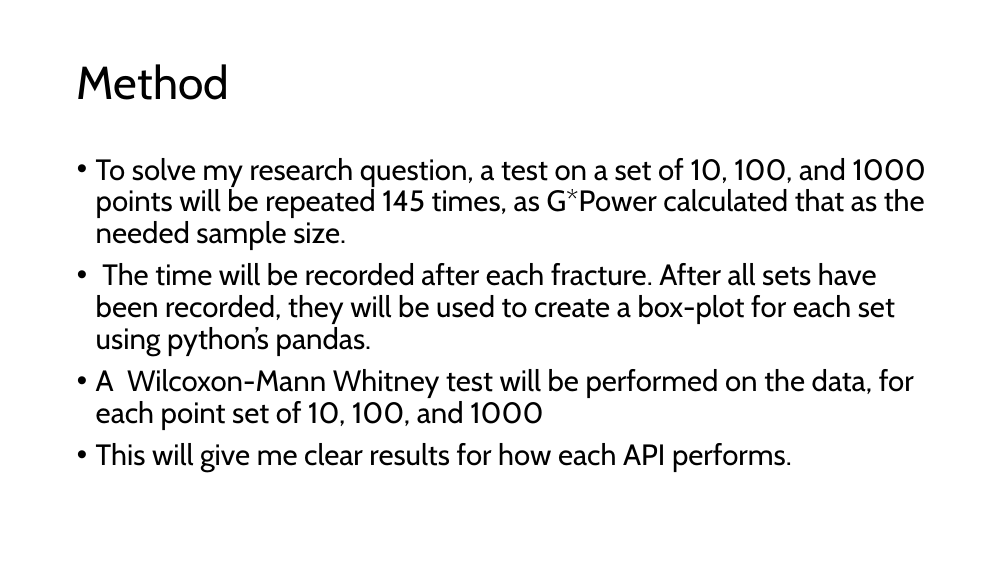
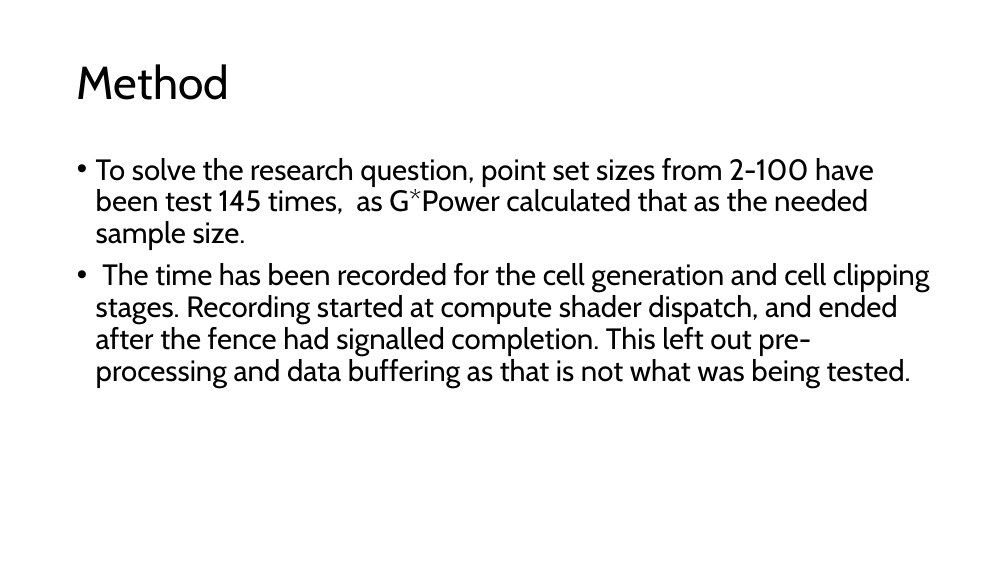
Before and after one commit to SamLGameDev/SamsEngine, a slide deck: slide 8 of Disertation/Proposal Presentation.pptx (slide 7 before the commit). Drawn at 1008x567 pixels with LibreOffice and Linux fonts; fonts in the diff are those of the drawing. Boxes give left, top, right and bottom in pixels: in the first picture for what was removed or moved away, otherwise in the second. Text is boxed around its words. In the diff, an @@ line names an element or a change of style, - is before the commit and + after.

```diff
--- a/Disertation/Proposal Presentation.pptx
+++ b/Disertation/Proposal Presentation.pptx
@@ text at (x1=96, y1=158, x2=930, y2=388): text changed @@
-• To solve my research question, a test on a set of 10, 100, and 1000 points will be repeated 145 times, as G*Power calculated that as the needed sample size.
-• The time will be recorded after each fracture. After all sets have been recorded, they will be used to create a box-plot for each set using python’s pandas.
-• A Wilcoxon-Mann Whitney test will be performed on the data, for each point set of 10, 100, and 1000
-• This will give me clear results for how each API performs.
+• To solve the research question, point set sizes from 2-100 have been test 145 times, as G*Power calculated that as the needed sample size.
+• The time has been recorded for the cell generation and cell clipping stages. Recording started at compute shader dispatch, and ended after the fence had signalled completion. This left out pre-processing and data buffering as that is not what was being tested.
```
Also in this commit, not shown: 8 other slides changed, 15 slides added, 3 slides removed, 1 other file.
